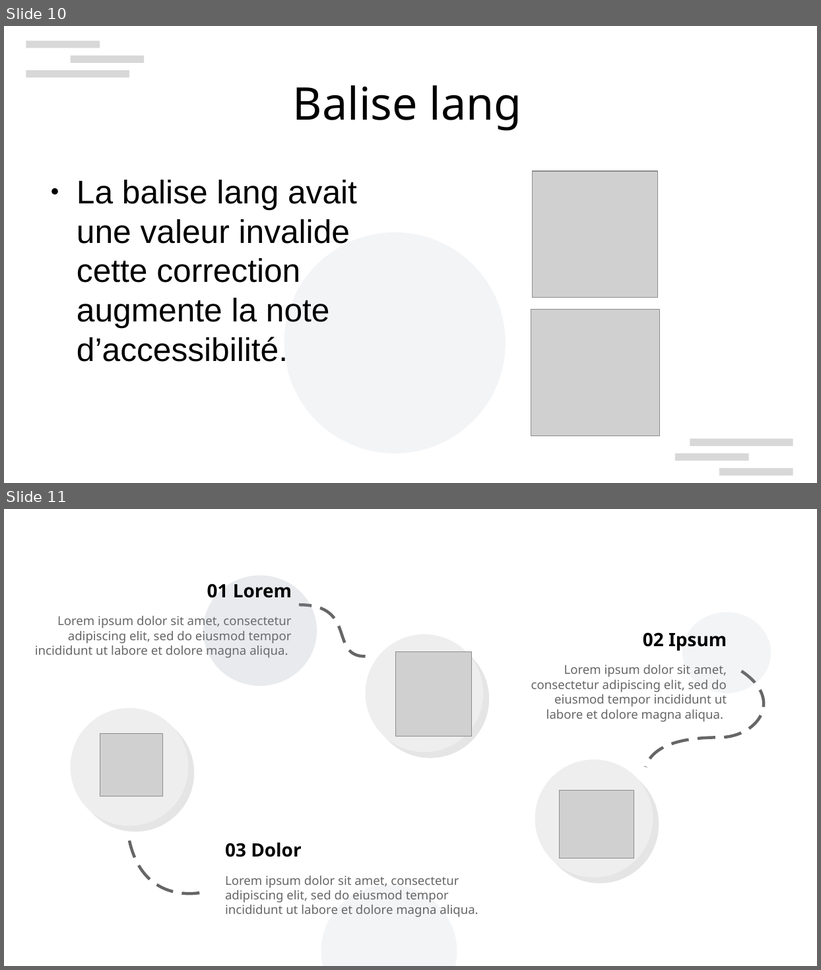
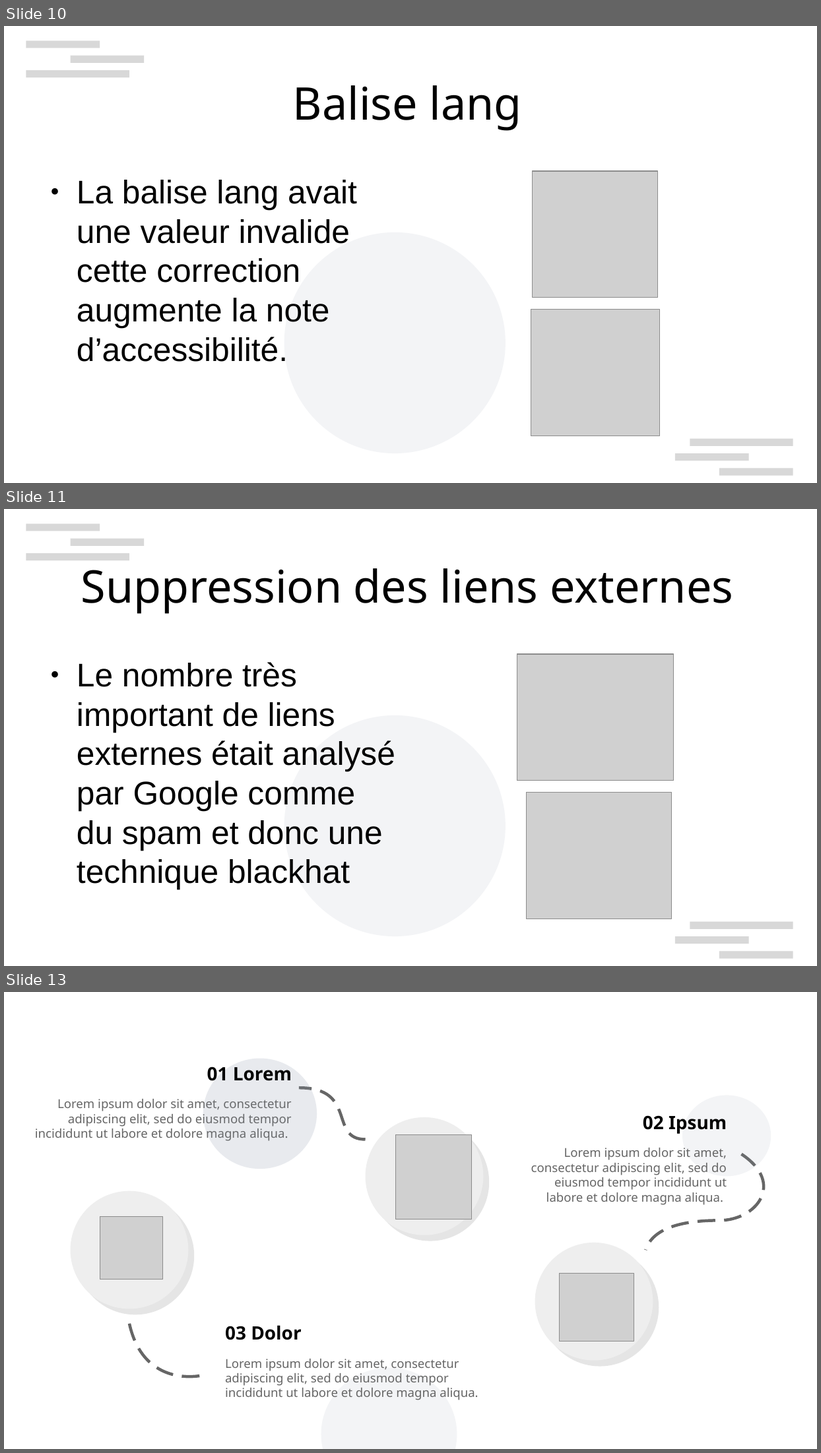
Before and after one commit to Fibre44/DENISNicolas_4_09112021, a slide deck: Soutenance/Soutenance.odp. Shown one above the other, each under a label of ours: slides 10 and 11 before the commit, slides 10, 11 and 13 after it; the slides between them are not shown. The pictures are 821x970 and 821x1453 pixels, drawn with LibreOffice and Linux fonts; fonts in the diff are those of the drawing; grey boxes stand for pictures; background and template pictures are left out. Boxes give left, top, right and bottom in pixels: in the first picture for what was removed or moved away, otherwise in the second. Text is boxed around its words. In the diff, an @@ line names an element or a change of style, - is before the commit and + after.

Commit message:
Suppression des liens externes

```diff
--- a/Soutenance/Soutenance.odp
+++ b/Soutenance/Soutenance.odp
@@ slide 11 added at (x1=4, y1=509, x2=817, y2=966), background #FFFFFF; not listed: 7 template elements that a slide beside it also shows @@
@@ title added at (x1=81, y1=568, x2=733, y2=614), 44 pt, text #000000 @@
+Suppression des liens externes
@@ text added at (x1=77, y1=662, x2=395, y2=890), 32 pt, text #000000 @@
+● Le nombre très important de liens externes était analysé par Google comme du spam et donc une technique blackhat
@@ picture added at (x1=517, y1=654, x2=673, y2=780) @@
@@ picture added at (x1=527, y1=793, x2=673, y2=920) @@
@@ what was slide 11 is now slide 13 @@
```
Also in this commit, not shown: 1 slide changed, 1 other slide added, 2 other files.
